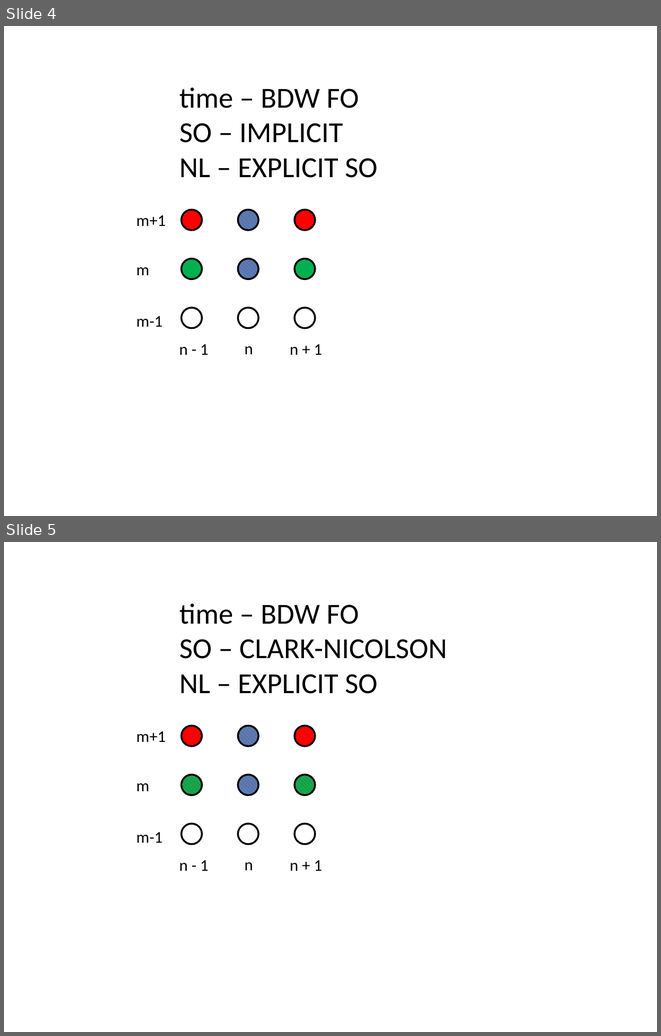
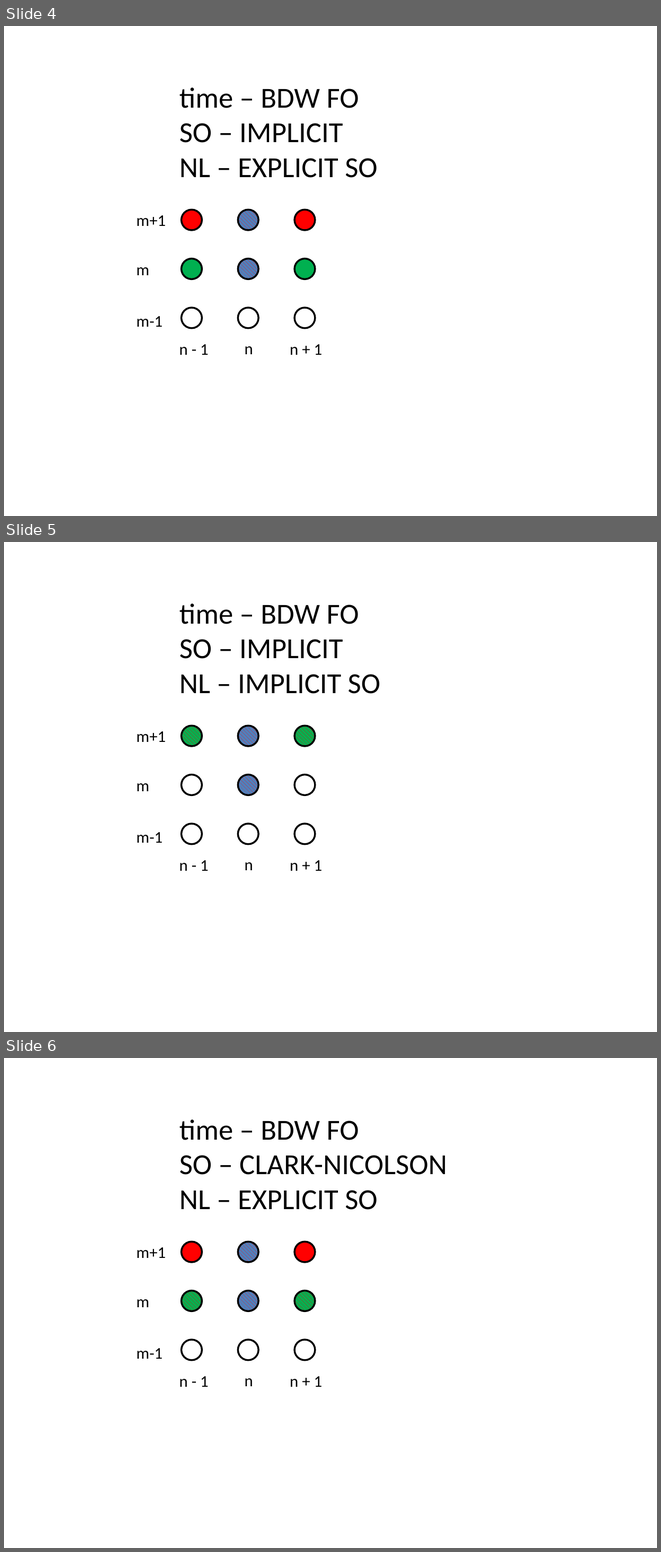
Before and after one commit to Manarom/seminars, a slide deck: applications/InverseHeatTransfer/sem27/finite_difference_scheme.pptx. Shown one above the other, each under a label of ours: slides 4 and 5 before the commit, slides 4, 5 and 6 after it. The pictures are 661x1036 and 661x1552 pixels, drawn with LibreOffice and Linux fonts; fonts in the diff are those of the drawing. Boxes give left, top, right and bottom in pixels: in the first picture for what was removed or moved away, otherwise in the second. Text is boxed around its words. In the diff, an @@ line names an element or a change of style, - is before the commit and + after.

```diff
--- a/applications/InverseHeatTransfer/sem27/finite_difference_scheme.pptx
+++ b/applications/InverseHeatTransfer/sem27/finite_difference_scheme.pptx
@@ slide 5 added at <box>4,542,657,1032</box>, background #FFFFFF @@
@@ text added at <box>179,603,380,694</box>, 32 pt, text #000000 @@
+time – BDW FO
+SO – IMPLICIT
+NL – IMPLICIT SO
@@ text added at <box>136,731,166,742</box>, 18 pt, text #000000 @@
+m+1
@@ ellipse added at <box>182,725,202,746</box>, fill pattern #FF0000 on #00B050, outline #000000 2 pt @@
@@ ellipse added at <box>238,725,258,746</box>, fill pattern #FF0000 on #4F81BD, outline #000000 2 pt @@
@@ ellipse added at <box>294,725,315,746</box>, fill pattern #FF0000 on #00B050, outline #000000 2 pt @@
@@ ellipse added at <box>182,775,202,795</box>, outline #000000 2 pt @@
@@ ellipse added at <box>238,775,258,795</box>, fill pattern #FF0000 on #4F81BD, outline #000000 2 pt @@
@@ ellipse added at <box>294,775,315,795</box>, outline #000000 2 pt @@
@@ text added at <box>136,783,150,791</box>, 18 pt, text #000000 @@
+m
@@ ellipse added at <box>182,823,202,844</box>, outline #000000 2 pt @@
@@ ellipse added at <box>238,823,258,844</box>, outline #000000 2 pt @@
@@ ellipse added at <box>294,823,315,844</box>, outline #000000 2 pt @@
@@ text added at <box>136,832,163,843</box>, 18 pt, text #000000 @@
+m-1
@@ text added at <box>179,860,209,871</box>, 18 pt, text #000000 @@
+n - 1
@@ text added at <box>245,862,253,870</box>, 18 pt, text #000000 @@
+n
@@ text added at <box>290,860,323,871</box>, 18 pt, text #000000 @@
+n + 1
@@ what was slide 5 is now slide 6 @@
```
Also in this commit, not shown: 1 other slide added.
